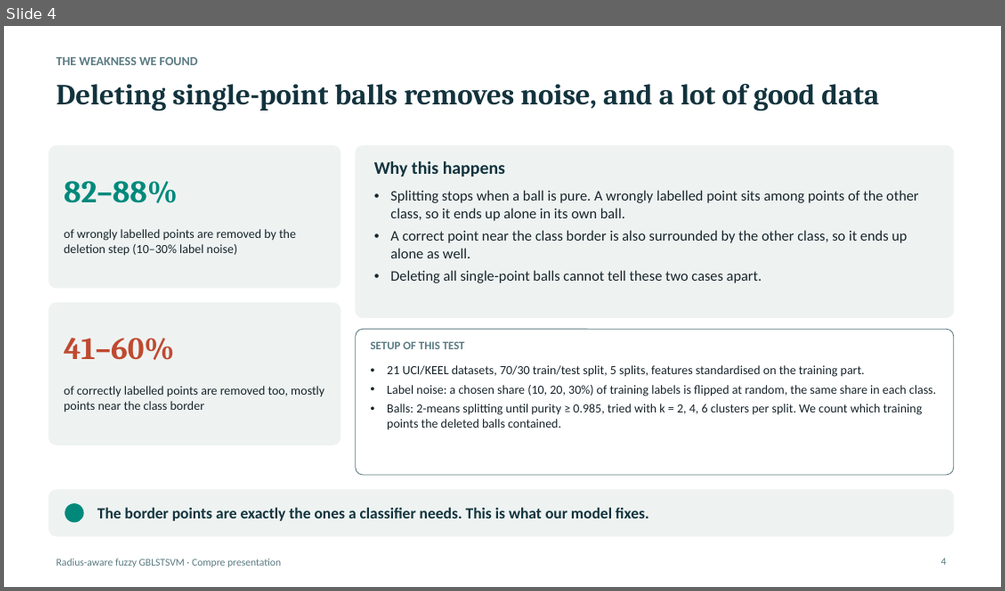
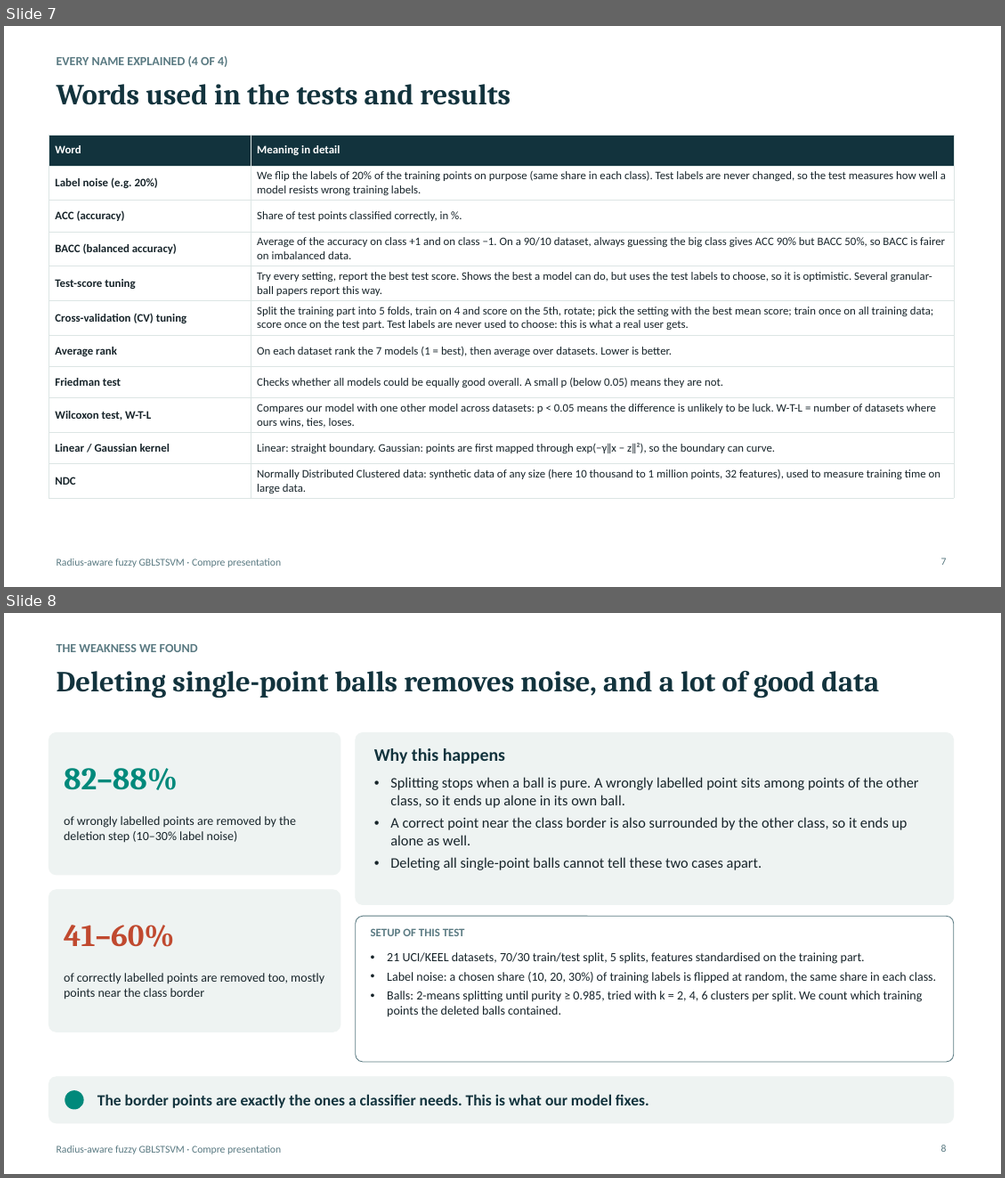
Before and after one commit to Jayagna/GBLSTSVM, a slide deck: reports/compre/compre_presentation.pptx. Shown one above the other, each under a label of ours: slide 4 before the commit, slides 7 and 8 after it. The pictures are 1005x591 and 1005x1178 pixels, drawn with LibreOffice and Linux fonts; fonts in the diff are those of the drawing. Boxes give left, top, right and bottom in pixels: in the first picture for what was removed or moved away, otherwise in the second. Text is boxed around its words. In the diff, an @@ line names an element or a change of style, - is before the commit and + after.

```diff
--- a/reports/compre/compre_presentation.pptx
+++ b/reports/compre/compre_presentation.pptx
@@ slide 7 added at [4,26,1001,587], background #FFFFFF; not listed: 1 template element that a slide beside it also shows @@
@@ text added at [57,56,227,67], 12 pt, text #5A7A82, bold @@
+EVERY NAME EXPLAINED (4 OF 4)
@@ title added at [57,84,510,105], 28 pt, text #12333D, bold @@
+Words used in the tests and results
@@ table added at [48,135,954,497], 11 rows, 2 columns @@
+Word | Meaning in detail
+Label noise (e.g. 20%) | We flip the labels of 20% of the training points on purpose (same share in each class). Test labels are never changed, so the test measures how well a model resists wrong training labels.
+ACC (accuracy) | Share of test points classified correctly, in %.
+BACC (balanced accuracy) | Average of the accuracy on class +1 and on class −1. On a 90/10 dataset, always guessing the big class gives ACC 90% but BACC 50%, so BACC is fairer on imbalanced data.
+Test-score tuning | Try every setting, report the best test score. Shows the best a model can do, but uses the test labels to choose, so it is optimistic. Several granular-ball papers report this way.
+Cross-validation (CV) tuning | Split the training part into 5 folds, train on 4 and score on the 5th, rotate; pick the setting with the best mean score; train once on all training data; score once on the test part. Test labels are never used to choose: this is what a real user gets.
+Average rank | On each dataset rank the 7 models (1 = best), then average over datasets. Lower is better.
+Friedman test | Checks whether all models could be equally good overall. A small p (below 0.05) means they are not.
+Wilcoxon test, W-T-L | Compares our model with one other model across datasets: p < 0.05 means the difference is unlikely to be luck. W-T-L = number of datasets where ours wins, ties, loses.
+Linear / Gaussian kernel | Linear: straight boundary. Gaussian: points are first mapped through exp(−γ‖x − z‖²), so the boundary can curve.
+NDC | Normally Distributed Clustered data: synthetic data of any size (here 10 thousand to 1 million points, 32 features), used to measure training time on large data.
@@ page number added at [941,557,947,564], 10 pt, text #5A7A82 @@
+7
@@ what was slide 4 is now slide 8 @@
@@ page number at [941,1144,947,1151]: text changed @@
-4
+8
```
Also in this commit, not shown: 8 slides changed, 4 other slides added, 4 other files.
